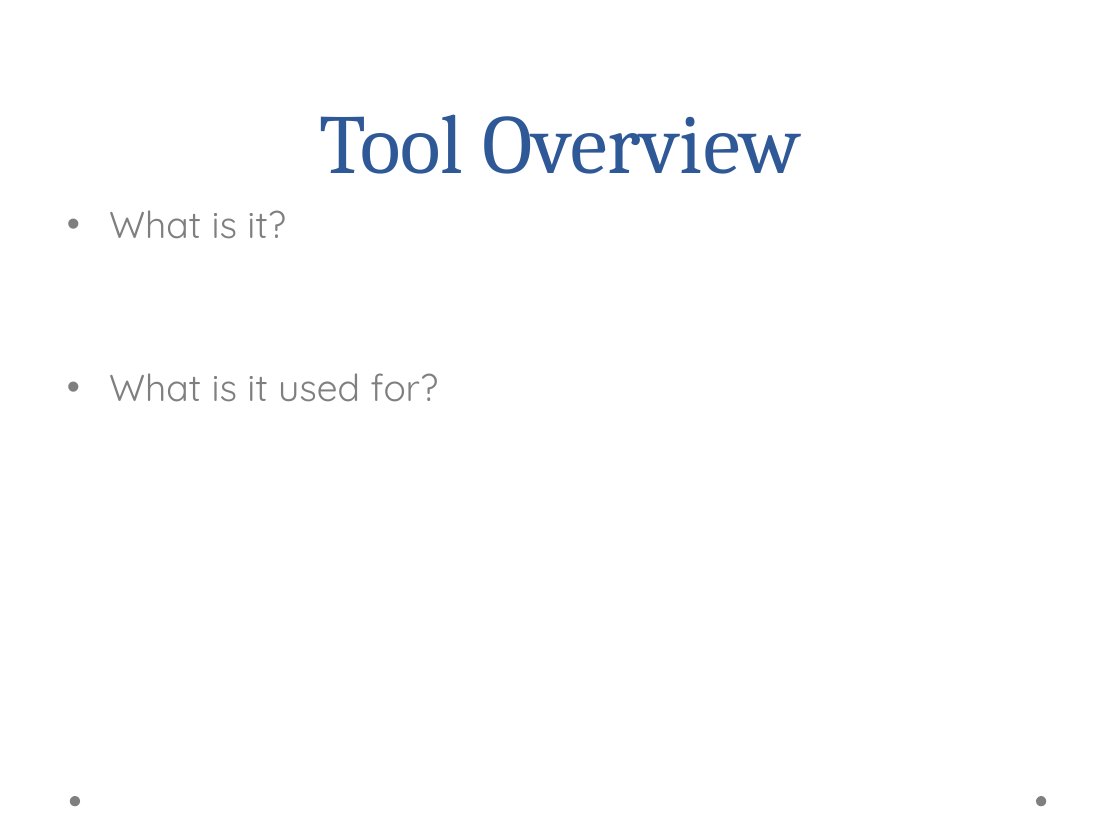
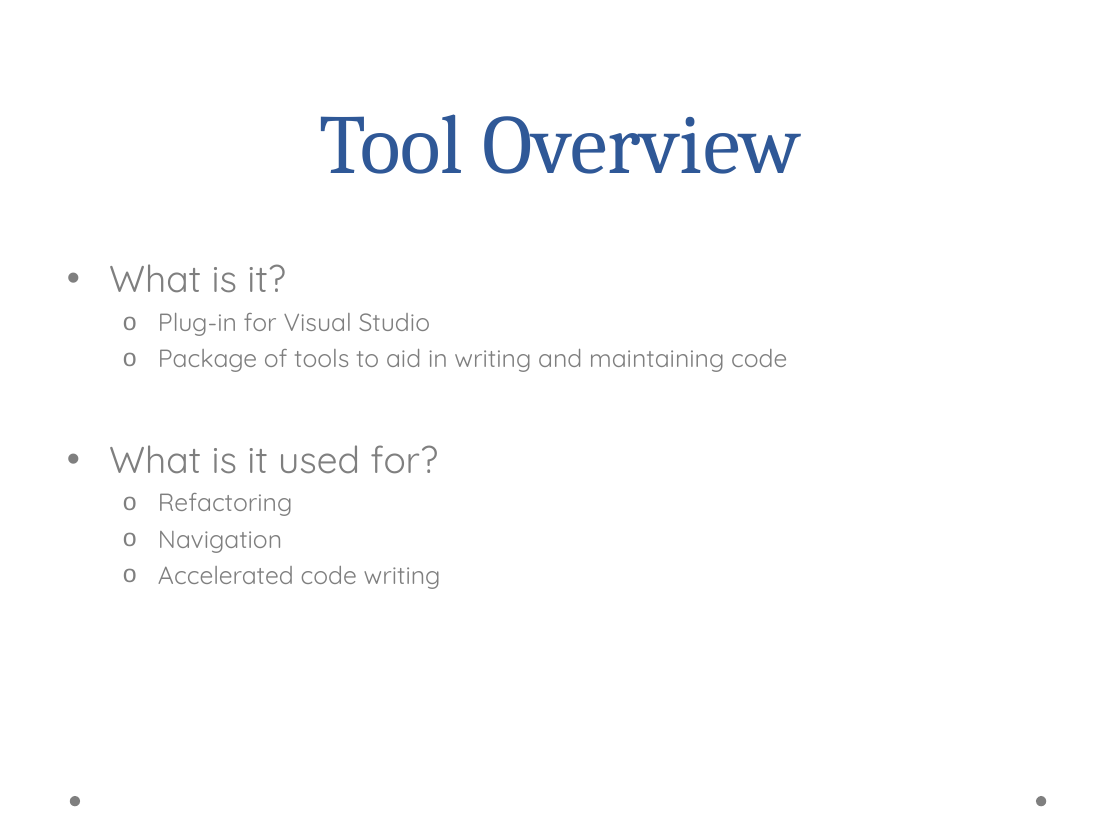
Before and after one commit to aayanqazi/OMSE, a slide deck: slide 2 of 535/Project1Template.ppt. Drawn at 1120x840 pixels with LibreOffice and Linux fonts; fonts in the diff are those of the drawing; background and template pictures are left out. Boxes give left, top, right and bottom in pixels: in the first picture for what was removed or moved away, otherwise in the second. Text is boxed around its words. In the diff, an @@ line names an element or a change of style, - is before the commit and + after.

```diff
--- a/535/Project1Template.ppt
+++ b/535/Project1Template.ppt
@@ text at bbox=[158, 313, 787, 372]: paragraphs added @@
+  o Plug-in for Visual Studio
+  o Package of tools to aid in writing and maintaining code
@@ text at bbox=[158, 493, 441, 589]: paragraphs added @@
+  o Refactoring
+  o Navigation
+  o Accelerated code writing
```
Also in this commit, not shown: 6 slides added, 2 slides removed.
